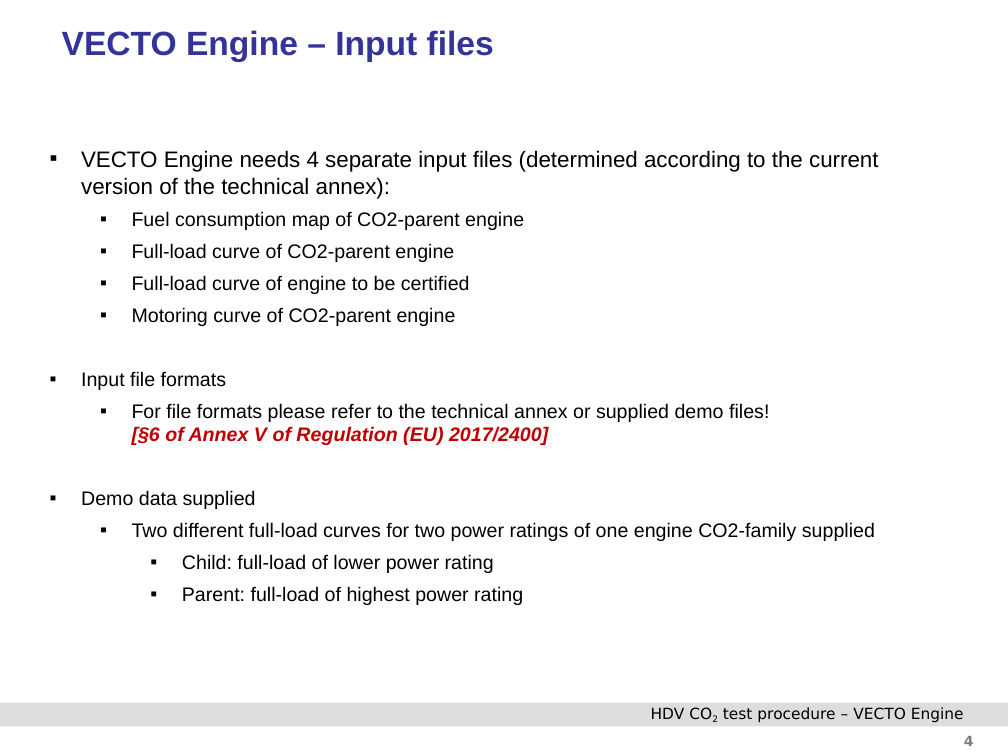
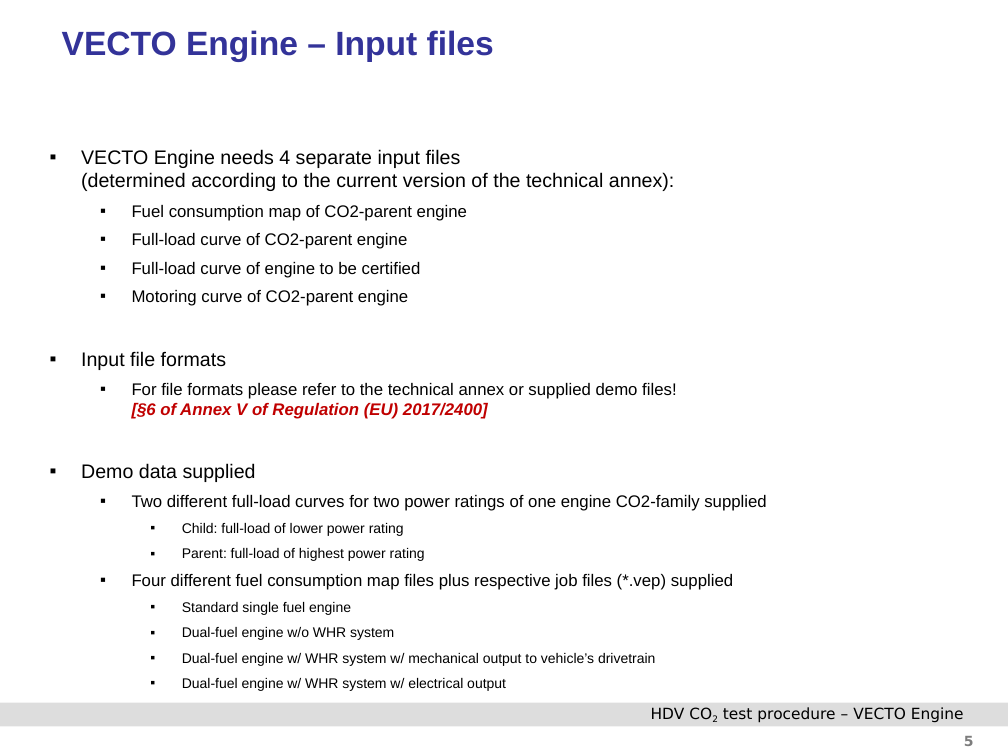
Before and after one commit to NSEE/VECTO_ENGINE_BR, a slide deck: slide 5 of Documentation/TUG_VECTO_Engine_Manual.pptx (slide 4 before the commit). Drawn at 1008x756 pixels with LibreOffice and Linux fonts; fonts in the diff are those of the drawing; background and template pictures are left out. Boxes give left, top, right and bottom in pixels: in the first picture for what was removed or moved away, otherwise in the second. Text is boxed around its words. In the diff, an @@ line names an element or a change of style, - is before the commit and + after.

Commit message:
Update of user manual Update of demo data Bugfix for handling of exceptions during reading of map file

```diff
--- a/Documentation/TUG_VECTO_Engine_Manual.pptx
+++ b/Documentation/TUG_VECTO_Engine_Manual.pptx
@@ text at (81, 149, 766, 561): size 16 to 14 pt in "VECTO Engine needs 4 separate input files ..."; size 14 to 12 pt in "Fuel consumption map of CO2-parent engine", "Full-load curve of CO2-parent engine", "Full-load curve of engine to be certified", "Motoring curve of CO2-parent engine" and 2 more places; size 14 to 10 pt in "Child: full-load of lower power rating", "Parent: full-load of highest power rating" @@
@@ text at (132, 574, 733, 691): paragraphs added @@
+  ▪ Four different fuel consumption map files plus respective job files (*.vep) supplied
+    ▪ Standard single fuel engine
+    ▪ Dual-fuel engine w/o WHR system
+    ▪ Dual-fuel engine w/ WHR system w/ mechanical output to vehicle’s drivetrain
+    ▪ Dual-fuel engine w/ WHR system w/ electrical output
@@ page number at (964, 736, 974, 746): text changed @@
-4
+5
```
Also in this commit, not shown: 3 other slides changed, 2 slides added, 4 slides removed, 12 other files.
